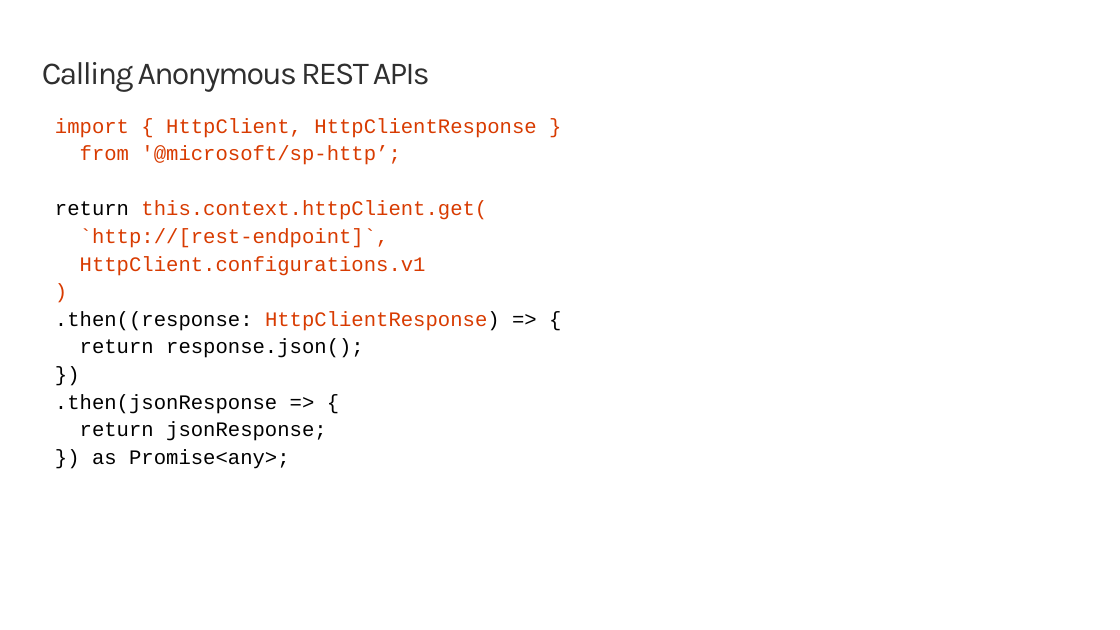
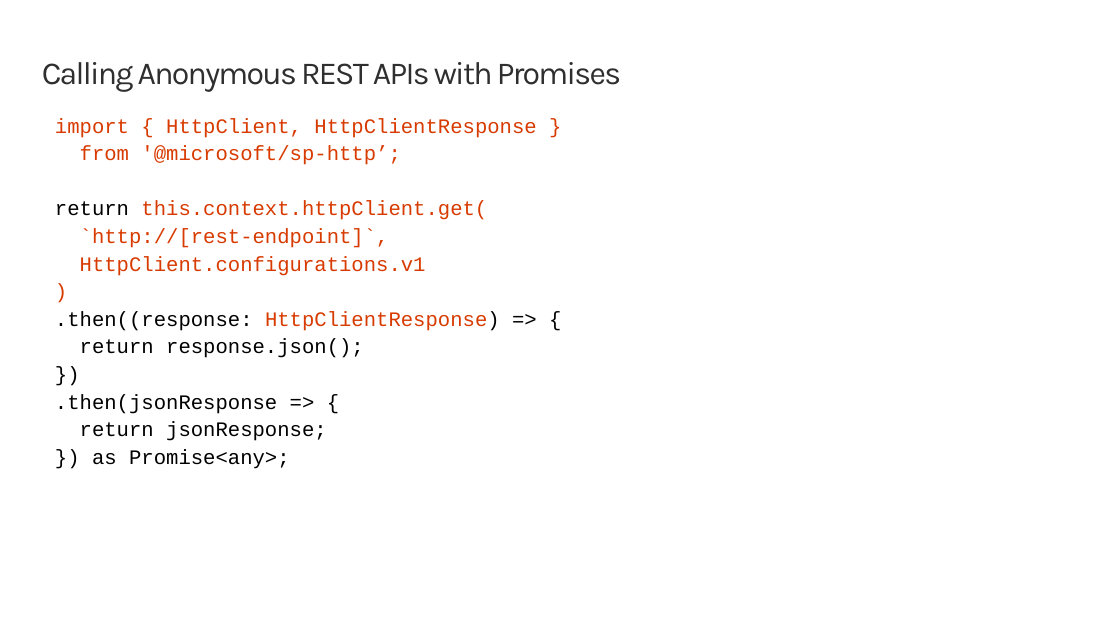
Before and after one commit to SharePoint/sp-dev-training-spfx-graph-3rdpartyapis, a slide deck: slide 5 of 01 httpclient.pptx. Drawn at 1120x630 pixels with LibreOffice and Linux fonts; fonts in the diff are those of the drawing; background and template pictures are left out. Boxes give left, top, right and bottom in pixels: in the first picture for what was removed or moved away, otherwise in the second. Text is boxed around its words. In the diff, an @@ line names an element or a change of style, - is before the commit and + after.

```diff
--- a/01 httpclient.pptx
+++ b/01 httpclient.pptx
@@ title at <box>42,62,621,92</box>: text changed @@
-Calling Anonymous REST APIs
+Calling Anonymous REST APIs with Promises
```
Also in this commit, not shown: 1 slide added, 51 other files.
